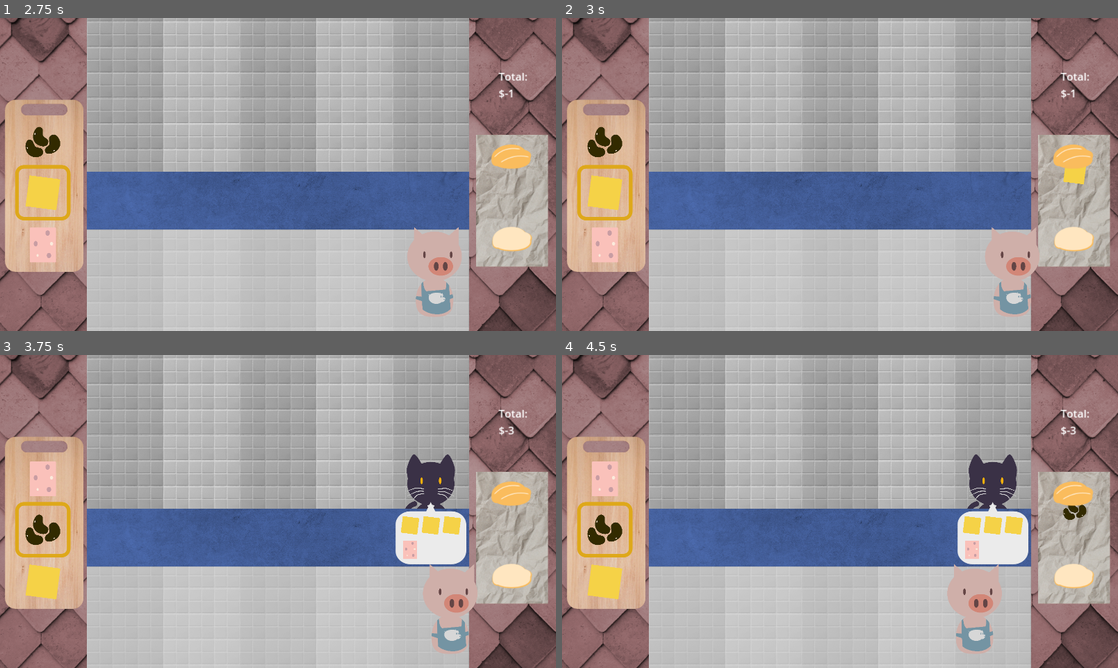
Above: before the commit, frames 1-4 (two rows, left to right).
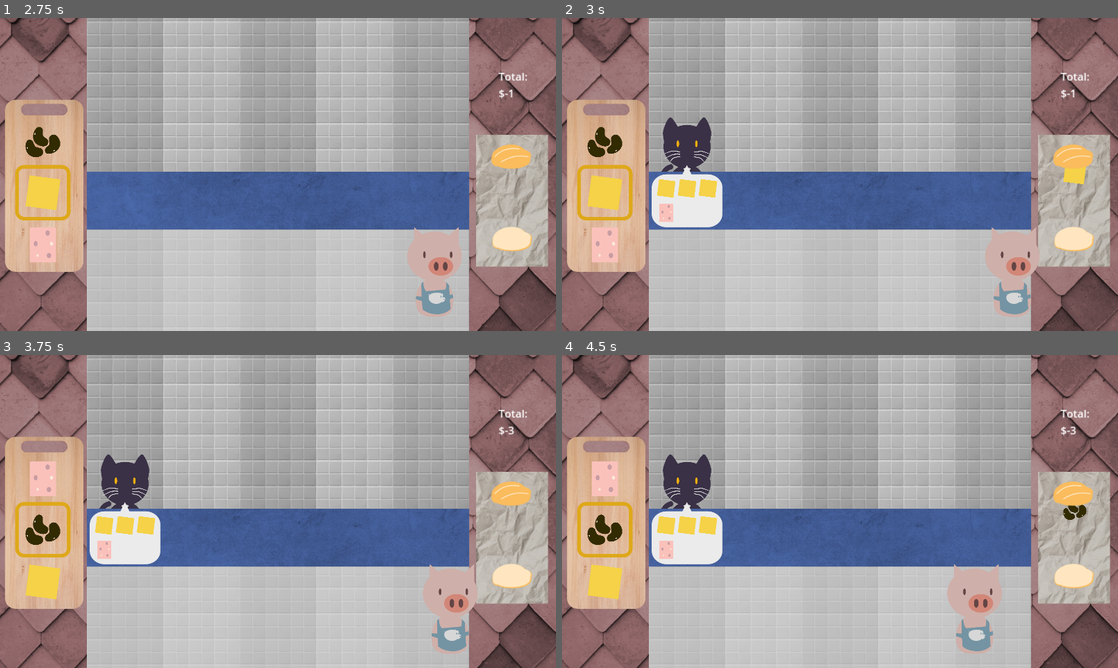
Above: after the commit, the same moments.

Repository: supersweet-dev/dos-de-milanesa
Game: Godot game, scene res://scenes/screens/main_menu.tscn
Two runs of this game, one before a commit and one after it. Both use one fixed random seed, a clock stepped at 60 frames per second and the inputs below.
Inputs:
- Up to frame 1 (2.75 s): click "ABRIR EL CHANGARRO" at 0.5 s; tap Enter at 1.25 s; hold Right (move_right) 1.28-2.03 s; tap Space (ingredients_add) at 1.35 s; hold S (ingredients_down) from 2.03 s (still down); tap Up (serve_order) at 2.1 s
- Up to frame 2 (3 s): release S (ingredients_down) at 2.78 s; hold Right (move_right) from 2.78 s (still down); tap Space (ingredients_add) at 2.85 s
- Up to frame 3 (3.75 s): tap Space (ingredients_add) at 3.5 s; release Right (move_right) at 3.53 s; hold W (ingredients_up) from 3.53 s (still down); tap Up (serve_order) at 3.6 s
- Up to frame 4 (4.5 s): tap Enter at 4.25 s; release W (ingredients_up) at 4.28 s; hold Left (move_left) from 4.28 s (still down); tap Space (ingredients_add) at 4.35 s

Frame 1 is identical in both runs. In frame 2, 3.3% of the frame differs, in the area x 16-29%, y 31-67%; in frame 3, 6.6%, in the area x 16-84%, y 31-67%; in frame 4, 6.6%.

Commit message:
Weighted client spawns (per level).

Diff:
--- a/scripts/queue-system.gd
+++ b/scripts/queue-system.gd
@@ -10,6 +10,14 @@
 @onready var ingredient_menu = $"../IngredientsMenu"
 @onready var game_timer = $"../GameTimer"
 @onready var score_label = $"../Score"
+
+const ENABLED_CLIENTS = {
+	"cat": {"weight": 5},
+	"chameleon": {"weight": 3},
+	"mammoth": {"weight": 1},
+	"xolo": {"weight": 2}
+	}
+var client_pool = []
 
 const INGREDIENTS = GameData.ingredients
 var INGREDIENT_KEYS = GameData.ingredients.keys()
@@ -21,8 +29,14 @@
 var queues: Dictionary = {}
 var lane_nodes: Dictionary = {}
 var timeout_timer: Timer
-
+func _build_client_pool():
+	client_pool.clear()
+	for client_key in ENABLED_CLIENTS.keys():
+		for i in range(ENABLED_CLIENTS[client_key].weight):
+			client_pool.append(client_key)
+	client_pool.shuffle()
 func _ready():
+	_build_client_pool()
 	for i in range(lane_total):
 		var lane_node_path = "../OrderLanes/Lane" + str(i + 1)
 		var lane_node = get_node(lane_node_path)
@@ -144,6 +158,9 @@
 			ingredient_sprite.position = Vector2(x_pos, y_pos)
 			order_container.add_child(ingredient_sprite)
 
+func get_weighted_client_key() -> String:
+	return client_pool[randi() % client_pool.size()] if client_pool.size() > 0 else "cat"
+
 func _spawn_client():
 	# Find available lanes
 	var available_lanes = []
@@ -156,7 +173,7 @@
 		var lane = available_lanes[randi() % available_lanes.size()]
 		var queue = queues[lane]
 		var client = client_scene.instantiate()
-		var client_type = GameData.clients[GameData.clients.keys()[randi() % GameData.clients.size()]]
+		var client_type = GameData.clients[get_weighted_client_key()]
 
 		# Set client properties
 		client.position = Vector2(lane, spawn_area_y - (queue.size() * CLIENT_VERTICAL_SPACING))
